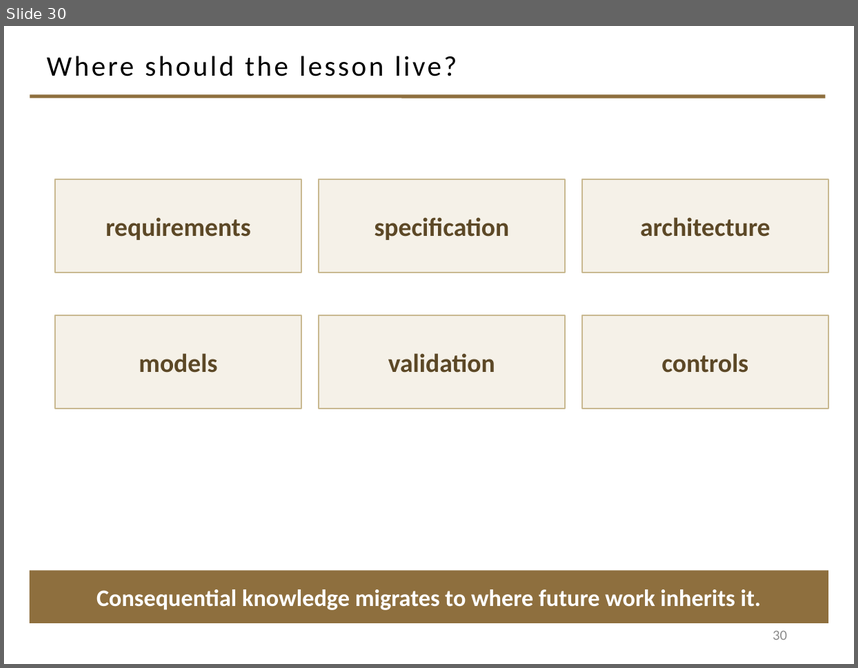
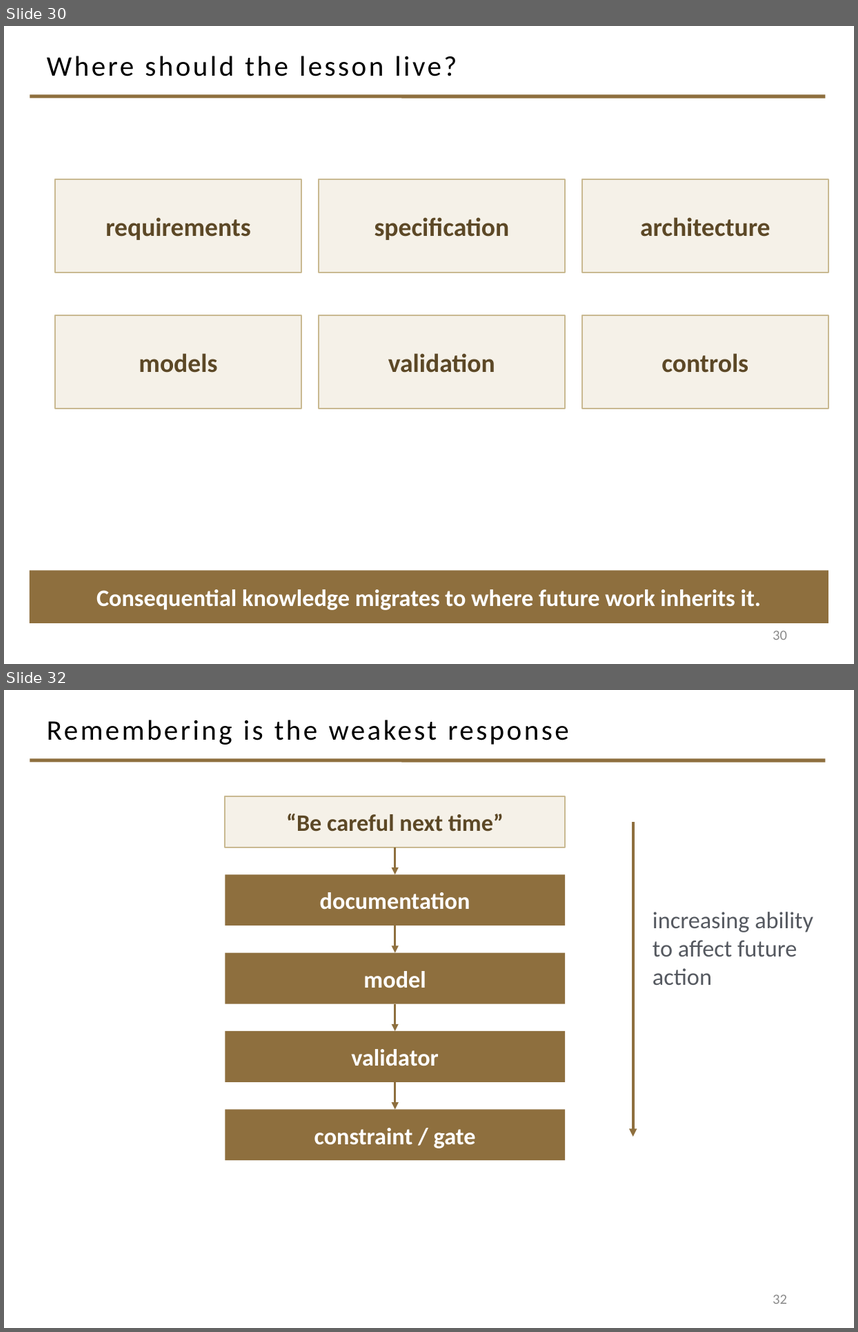
Before and after one commit to davisjam/model-based-agentic-software-engineering, a slide deck: course/lectures/act-2-delegation-and-control/04-failure-aware-engineering/2-4-Failure-Aware-Engineering.pptx. Shown one above the other, each under a label of ours: slide 30 before the commit, slides 30 and 32 after it; the slides between them are not shown. The pictures are 858x668 and 858x1332 pixels, drawn with LibreOffice and Linux fonts; fonts in the diff are those of the drawing; background and template pictures are left out. Boxes give left, top, right and bottom in pixels: in the first picture for what was removed or moved away, otherwise in the second. Text is boxed around its words. In the diff, an @@ line names an element or a change of style, - is before the commit and + after.

Commit message:
deck 2-4: movement 4 — governance conversion climax + modeling-loop closing figure (slides 31-38)

```diff
--- a/course/lectures/act-2-delegation-and-control/04-failure-aware-engineering/2-4-Failure-Aware-Engineering.pptx
+++ b/course/lectures/act-2-delegation-and-control/04-failure-aware-engineering/2-4-Failure-Aware-Engineering.pptx
@@ slide 32 added at (4, 690, 854, 1328), background #FFFFFF; not listed: 1 template element that a slide beside it also shows @@
@@ title added at (47, 720, 568, 745), 24 pt, text #000000 @@
+Remembering is the weakest response
@@ rectangle added at (225, 796, 565, 847), fill #F5F1E8, outline #C9B991 1 pt, 20 pt, text #5C4826, bold @@
+“Be careful next time”
@@ arrow added from (633, 822) to (633, 1136), #8E6F3E 2.25 pt @@
@@ arrow added from (395, 847) to (395, 874), #8E6F3E 1.5 pt @@
@@ rectangle added at (225, 874, 565, 925), fill #8E6F3E, 20 pt, text #FFFFFF, bold @@
+documentation
@@ text added at (653, 911, 813, 985), 20 pt, text #555960 @@
+increasing ability to affect future action
@@ arrow added from (395, 925) to (395, 953), #8E6F3E 1.5 pt @@
@@ rectangle added at (225, 953, 565, 1004), fill #8E6F3E, 20 pt, text #FFFFFF, bold @@
+model
@@ arrow added from (395, 1004) to (395, 1031), #8E6F3E 1.5 pt @@
@@ rectangle added at (225, 1031, 565, 1082), fill #8E6F3E, 20 pt, text #FFFFFF, bold @@
+validator
@@ arrow added from (395, 1082) to (395, 1109), #8E6F3E 1.5 pt @@
@@ rectangle added at (225, 1109, 565, 1160), fill #8E6F3E, 20 pt, text #FFFFFF, bold @@
+constraint / gate
@@ page number added at (773, 1294, 787, 1303), 12 pt, text #8C8C8C @@
+32
```
Also in this commit, not shown: 7 other slides added.
